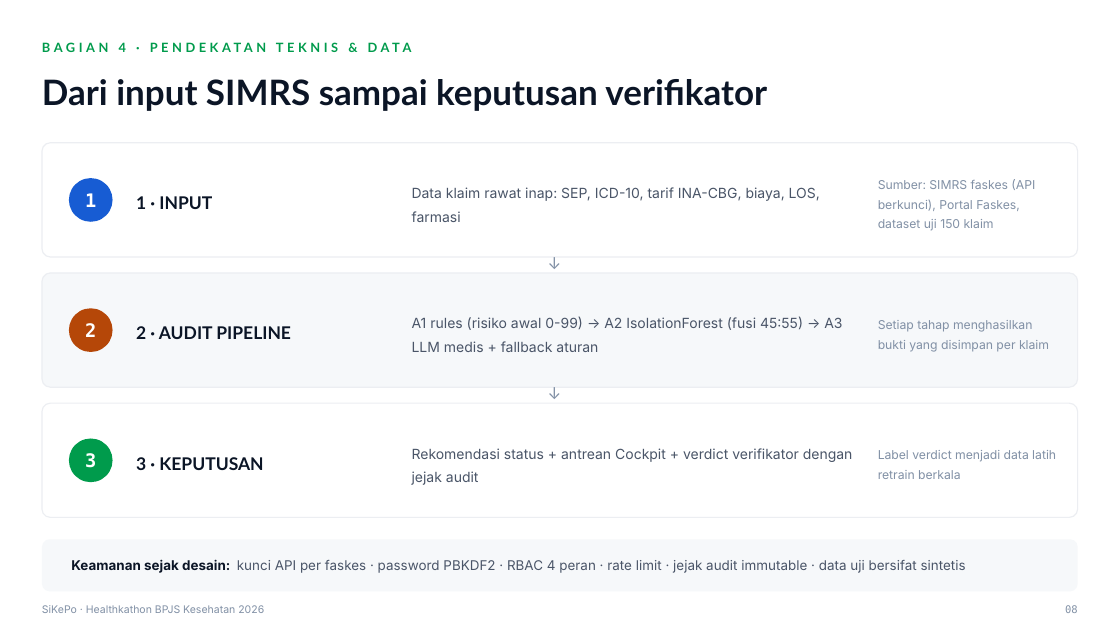
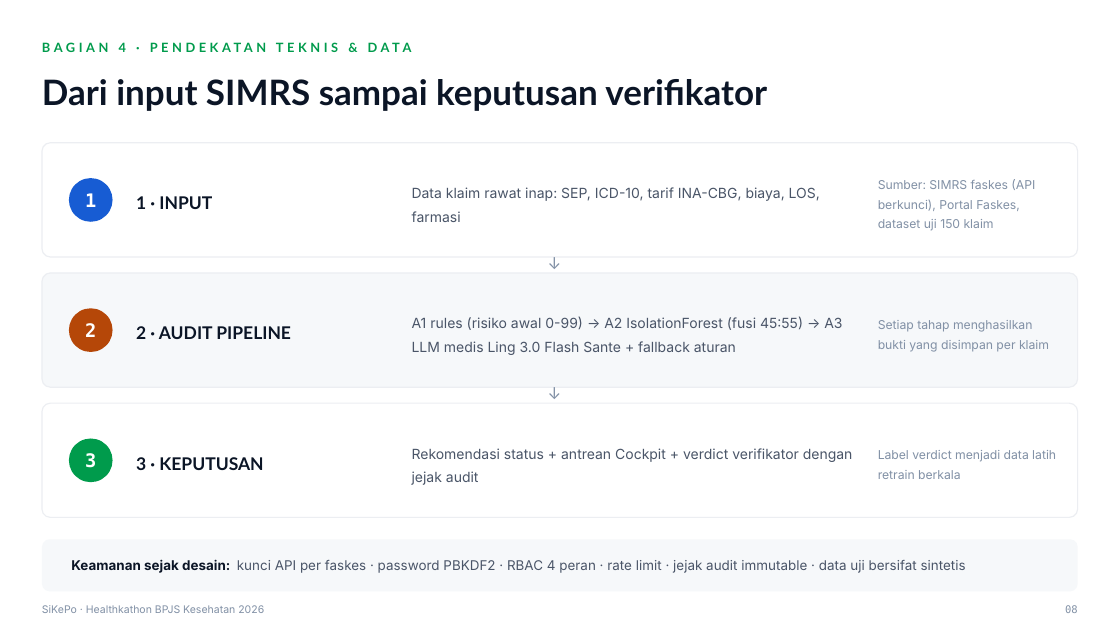
Before and after one commit to dkfadhila/sikepo, a slide deck: slide 8 of proposal/Proposal_SiKePo_Healthkathon2026.pptx. Drawn at 1120x630 pixels with LibreOffice and Linux fonts; fonts in the diff are those of the drawing. Boxes give left, top, right and bottom in pixels: in the first picture for what was removed or moved away, otherwise in the second. Text is boxed around its words. In the diff, an @@ line names an element or a change of style, - is before the commit and + after.

```diff
--- a/proposal/Proposal_SiKePo_Healthkathon2026.pptx
+++ b/proposal/Proposal_SiKePo_Healthkathon2026.pptx
@@ text at [412,316,842,355]: text changed @@
-A1 rules (risiko awal 0-99) → A2 IsolationForest (fusi 45:55) → A3 LLM medis + fallback aturan
+A1 rules (risiko awal 0-99) → A2 IsolationForest (fusi 45:55) → A3 LLM medis Ling 3.0 Flash Sante + fallback aturan
```
Also in this commit, not shown: 3 other slides changed, 1 slide added, 3 other files.
